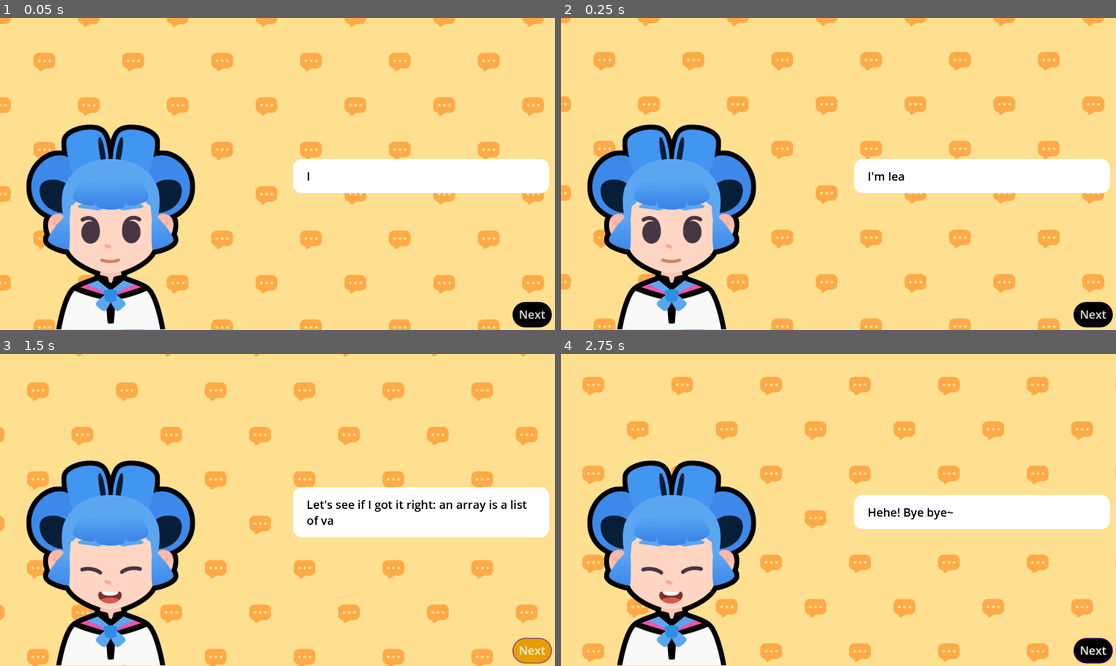
Above: before the commit, frames 1-4 (two rows, left to right).
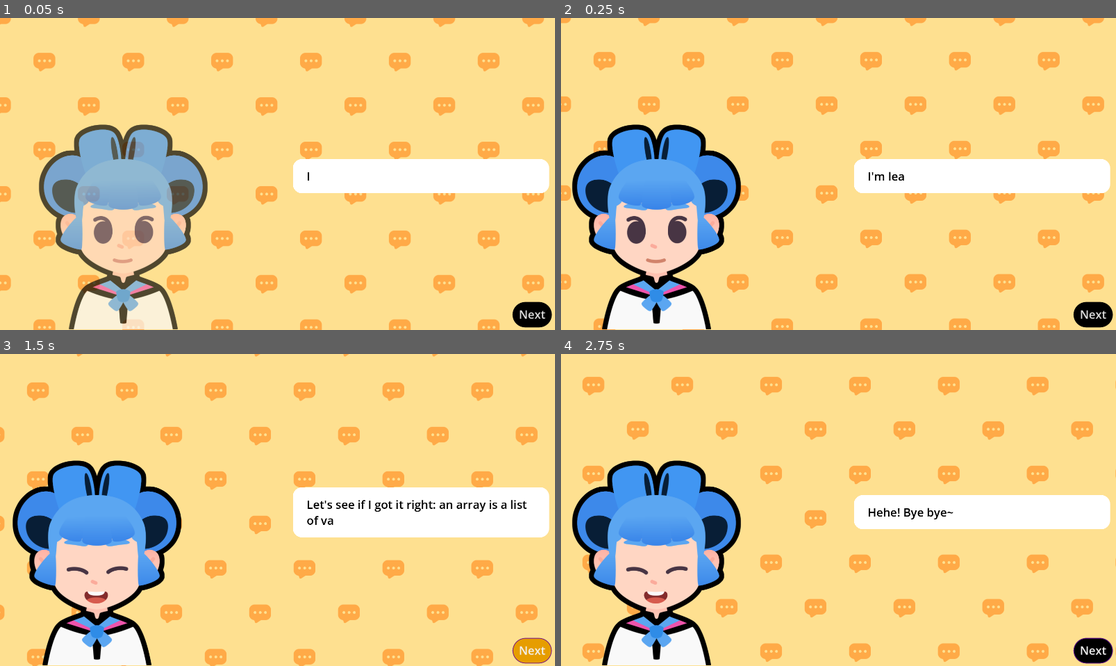
Above: after the commit, the same moments.

Repository: yangying-liu/2D-GameDev-Course-12-
Game: Godot game, scene res://lessons/dialogue.tscn
Same seed, same stepped clock (60 frames per second), same inputs: the game is played once before the commit and once after it. Sound files missing from this copy of the repository are replaced by a short silence.
Inputs (mouse positions are in pixels of both pictures, inside the frame that each line leads up to):
- Up to frame 1 (0.05 s): no input
- Up to frame 2 (0.25 s): no input
- Up to frame 3 (1.5 s): click "Next" at 0.5 s; click "Next" at 1.25 s
- Up to frame 4 (2.75 s): tap Enter at 2 s; move the mouse to (960, 494) at 2.02 s; hold D (move_right) from 2.03 s (still down); tap Z at 2.1 s; click (960, 494) at 2.17 s; tap Space at 2.27 s

The runs differ from the first frame. In frame 1, 14% of the frame differs, in the area x 4-38%, y 34-100%; in frame 2, 9.9%; in frame 3, 9.0%; in frame 4, 9.5%.

Commit message:
L11 completed

Diff:
--- a/learn-2d-gamedev-godot-4-0.13.0-macos/M07.telling_a_story_workbook/lessons/dialogue.gd
+++ b/learn-2d-gamedev-godot-4-0.13.0-macos/M07.telling_a_story_workbook/lessons/dialogue.gd
@@ -64,7 +64,7 @@
 	audio_stream_player.play(sound_start_position)
 	# We stop the audio when the text finishes appearing.
 	tween.finished.connect(audio_stream_player.stop)
-
+	slide_in()
 
 func advance() -> void:
 	current_item_index += 1
@@ -74,3 +74,14 @@
 		get_tree().quit()
 	else:
 		show_text()
+
+func slide_in() -> void:
+	var tween := create_tween()
+	tween.set_trans(Tween.TRANS_QUART)
+	tween.set_ease(Tween.EASE_OUT)
+
+	body.position.x = 200.0
+	tween.tween_property(body, "position:x", 0.0, 0.3)
+
+	body.modulate.a = 0.0
+	tween.parallel().tween_property(body, "modulate:a", 1.0, 0.2)
--- a/learn-2d-gamedev-godot-4-0.13.0-macos/M07.telling_a_story_workbook/lessons/dialogue.tscn
+++ b/learn-2d-gamedev-godot-4-0.13.0-macos/M07.telling_a_story_workbook/lessons/dialogue.tscn
@@ -40,10 +40,11 @@
 anchors_preset = -1
 anchor_right = 0.446
 anchor_bottom = 1.0
-offset_left = 50.0
+offset_left = 3.0
 offset_top = 301.0
-offset_right = -140.32
+offset_right = -192.32
 offset_bottom = -2.0
+grow_vertical = 0
 texture = ExtResource("3_0qq8b")
 expand_mode = 1
 stretch_mode = 5
